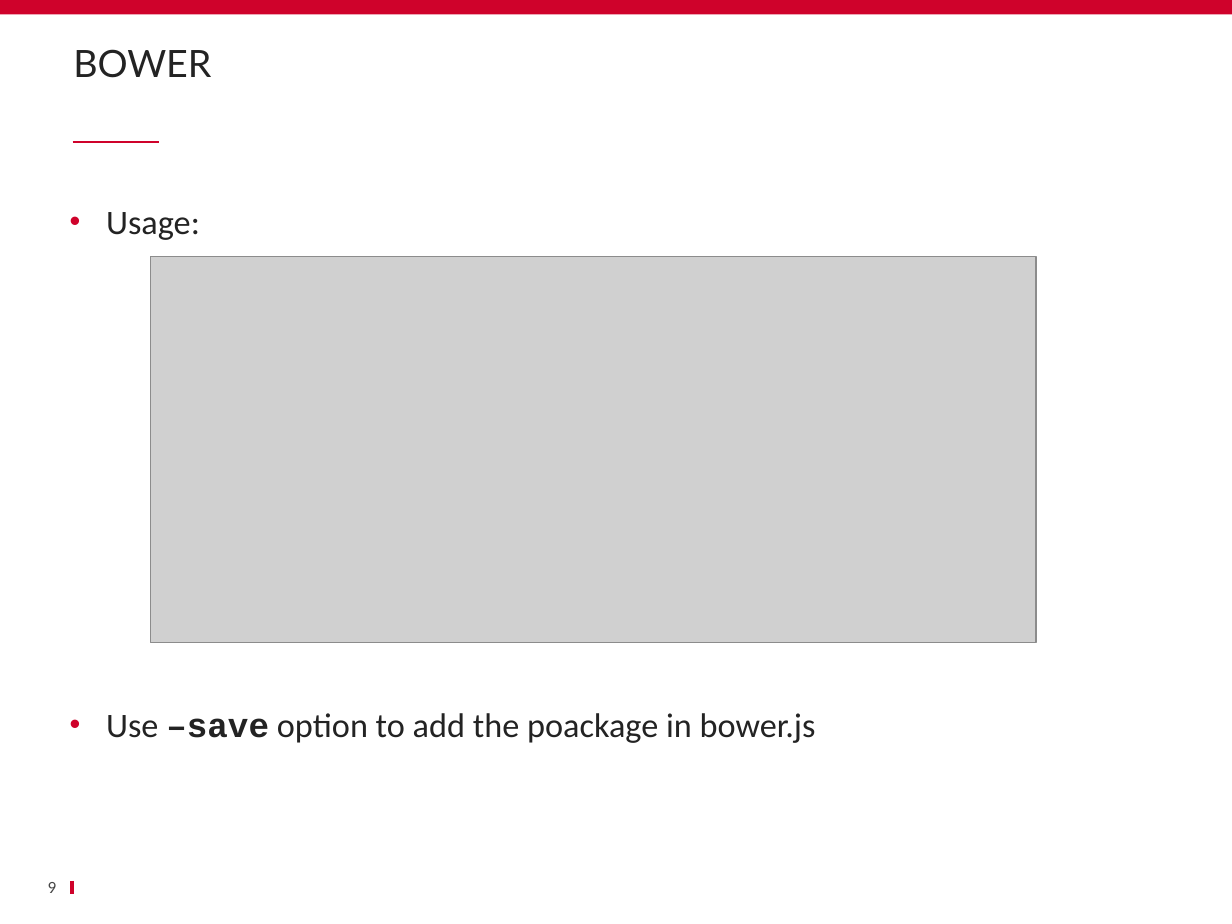
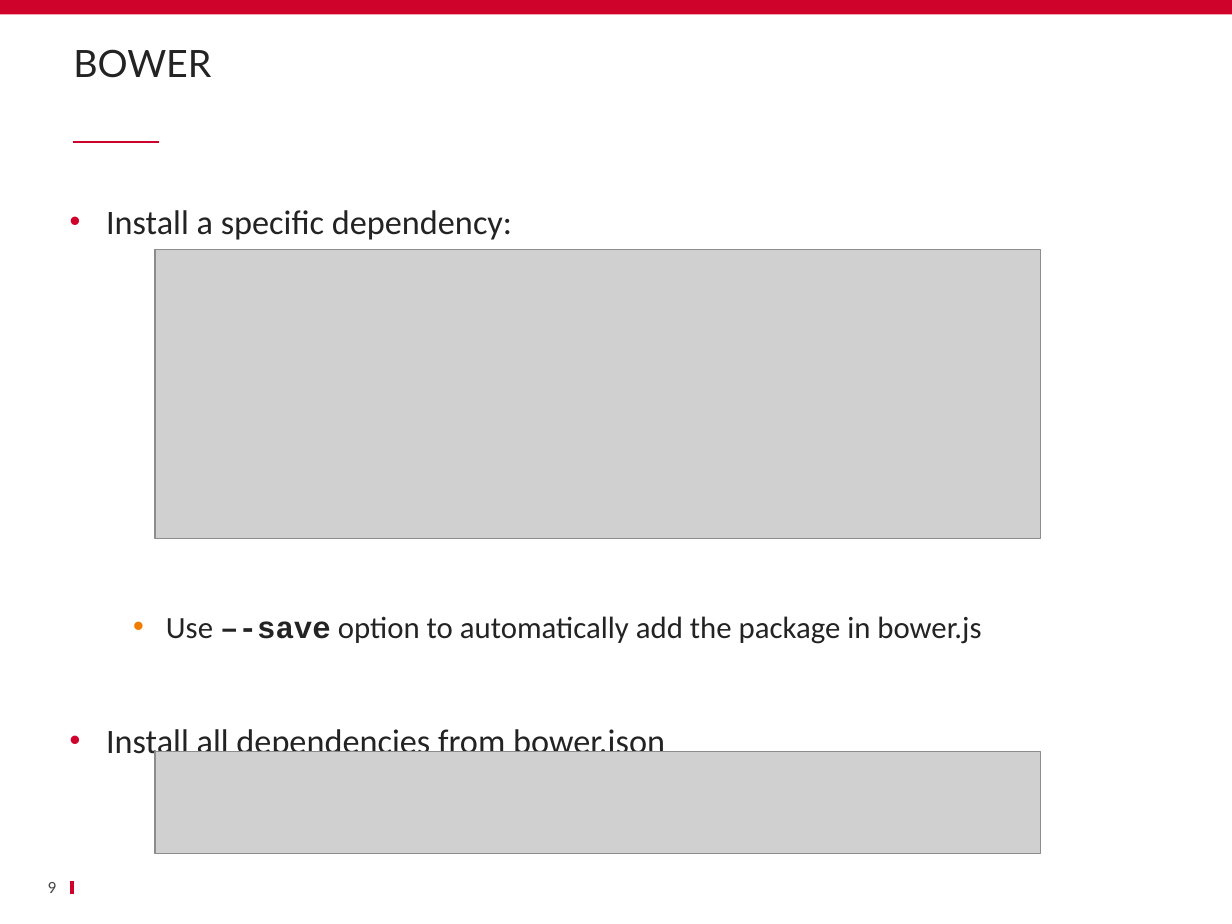
Before and after one commit to schassande/formation-angularjs1, a slide deck: slide 9 of Jour2/13 bower/13_bower.pptx. Drawn at 1232x924 pixels with LibreOffice and Linux fonts; fonts in the diff are those of the drawing; grey boxes stand for pictures; background and template pictures are left out. Boxes give left, top, right and bottom in pixels: in the first picture for what was removed or moved away, otherwise in the second. Text is boxed around its words. In the diff, an @@ line names an element or a change of style, - is before the commit and + after.

Commit message:
improve bower chapter

```diff
--- a/Jour2/13 bower/13_bower.pptx
+++ b/Jour2/13 bower/13_bower.pptx
@@ text at [106, 210, 981, 762]: text changed @@
-• Usage:
-• Use –save option to add the poackage in bower.js
+• Install a specific dependency:
+  • Use –-save option to automatically add the package in bower.js
+• Install all dependencies from bower.json
@@ picture: place and size @@
-picture at [150, 256, 1036, 643]
+picture at [155, 250, 1041, 538]
@@ picture added at [155, 752, 1041, 854] @@
```
Also in this commit, not shown: 7 other slides changed, 4 slides added, 2 slides removed, 1 other file.
